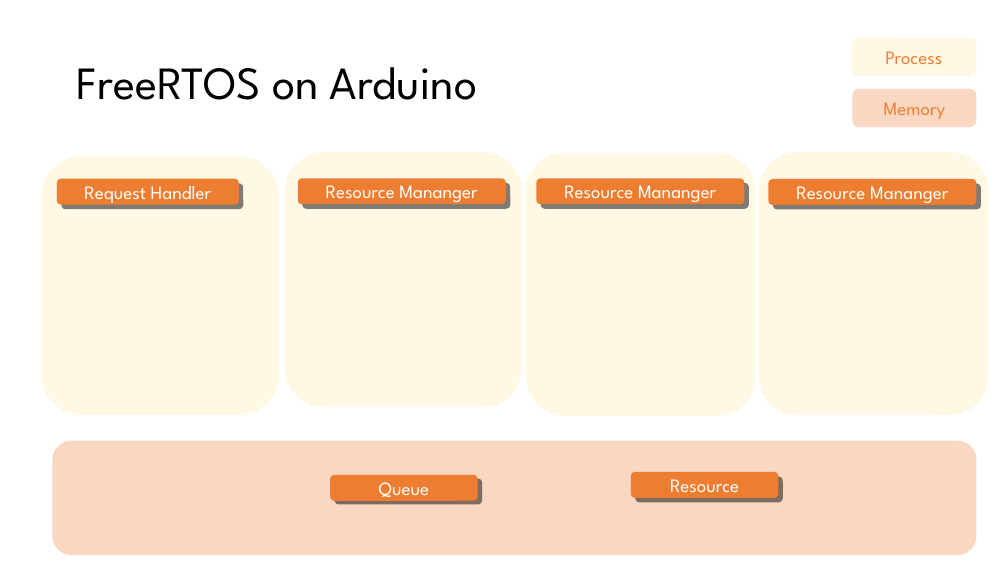
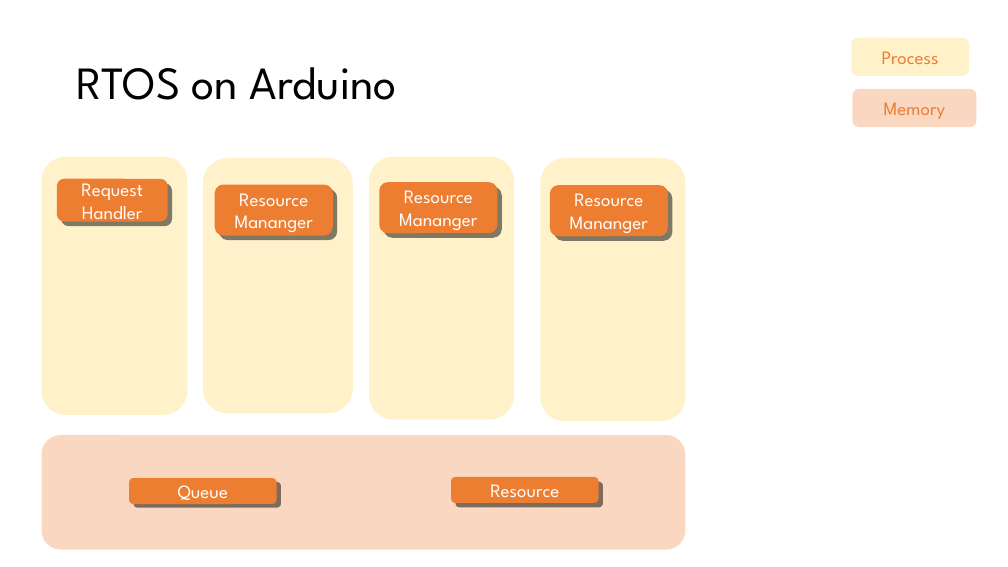
Before and after one commit to Embineer/Embineer, a slide deck: slide 12 of Autonomous traffic system presentation.pptx (slide 10 before the commit). Drawn at 1008x567 pixels with LibreOffice and Linux fonts; fonts in the diff are those of the drawing. Boxes give left, top, right and bottom in pixels: in the first picture for what was removed or moved away, otherwise in the second. Text is boxed around its words. In the diff, an @@ line names an element or a change of style, - is before the commit and + after.

```diff
--- a/Autonomous traffic system presentation.pptx
+++ b/Autonomous traffic system presentation.pptx
@@ rounded rectangle "Process": place and size @@
-rounded rectangle "Process" at [851, 38, 977, 76]
+rounded rectangle "Process" at [851, 38, 969, 76]
@@ title at [77, 67, 397, 100]: text changed @@
-FreeRTOS on Arduino
+RTOS on Arduino
@@ rounded rectangle: place and size @@
-rounded rectangle at [42, 157, 279, 415]
+rounded rectangle at [42, 157, 188, 415]
@@ rounded rectangle "Request Handler": place and size @@
-rounded rectangle "Request Handler" at [57, 178, 239, 204]
+rounded rectangle "Request Handler" at [57, 178, 167, 222]
@@ rounded rectangle: place and size @@
-rounded rectangle at [285, 152, 523, 408]
+rounded rectangle at [203, 158, 352, 414]
@@ rounded rectangle: place and size @@
-rounded rectangle at [526, 153, 755, 416]
+rounded rectangle at [369, 157, 514, 420]
@@ fill #FFF2CC at 50% opacity to #FFE699 at 50% opacity in 5 elements at [851, 38, 969, 76], [42, 157, 188, 415], [203, 158, 352, 414], [369, 157, 514, 420], [541, 158, 686, 421] @@
@@ rounded rectangle: place and size @@
-rounded rectangle at [759, 152, 988, 415]
+rounded rectangle at [541, 158, 686, 421]
@@ rounded rectangle: place and size @@
-rounded rectangle at [61, 183, 243, 209]
+rounded rectangle at [61, 183, 172, 226]
@@ rounded rectangle "Resource Mananger": place and size @@
-rounded rectangle "Resource Mananger" at [298, 178, 506, 204]
+rounded rectangle "Resource Mananger" at [215, 185, 333, 236]
@@ rounded rectangle: place and size @@
-rounded rectangle at [302, 183, 510, 209]
+rounded rectangle at [219, 189, 337, 240]
@@ rounded rectangle "Resource Mananger": place and size @@
-rounded rectangle "Resource Mananger" at [536, 178, 744, 204]
+rounded rectangle "Resource Mananger" at [380, 182, 498, 234]
@@ rounded rectangle: place and size @@
-rounded rectangle at [541, 183, 749, 209]
+rounded rectangle at [384, 187, 502, 238]
@@ rounded rectangle "Resource Mananger": place and size @@
-rounded rectangle "Resource Mananger" at [768, 179, 976, 205]
+rounded rectangle "Resource Mananger" at [550, 185, 668, 237]
@@ rounded rectangle: place and size @@
-rounded rectangle at [773, 184, 981, 209]
+rounded rectangle at [554, 190, 672, 241]
@@ rounded rectangle: place and size @@
-rounded rectangle at [52, 441, 976, 556]
+rounded rectangle at [42, 435, 686, 550]
@@ rounded rectangle "Queue": place and size @@
-rounded rectangle "Queue" at [330, 475, 478, 501]
+rounded rectangle "Queue" at [129, 478, 277, 504]
@@ rounded rectangle "Resource": place and size @@
-rounded rectangle "Resource" at [631, 472, 778, 498]
+rounded rectangle "Resource" at [451, 477, 599, 503]
@@ rounded rectangle: place and size @@
-rounded rectangle at [335, 479, 482, 504]
+rounded rectangle at [134, 482, 281, 507]
@@ rounded rectangle: place and size @@
-rounded rectangle at [635, 476, 783, 502]
+rounded rectangle at [455, 482, 603, 507]
```
Also in this commit, not shown: 1 other slide changed, 3 slides added.
